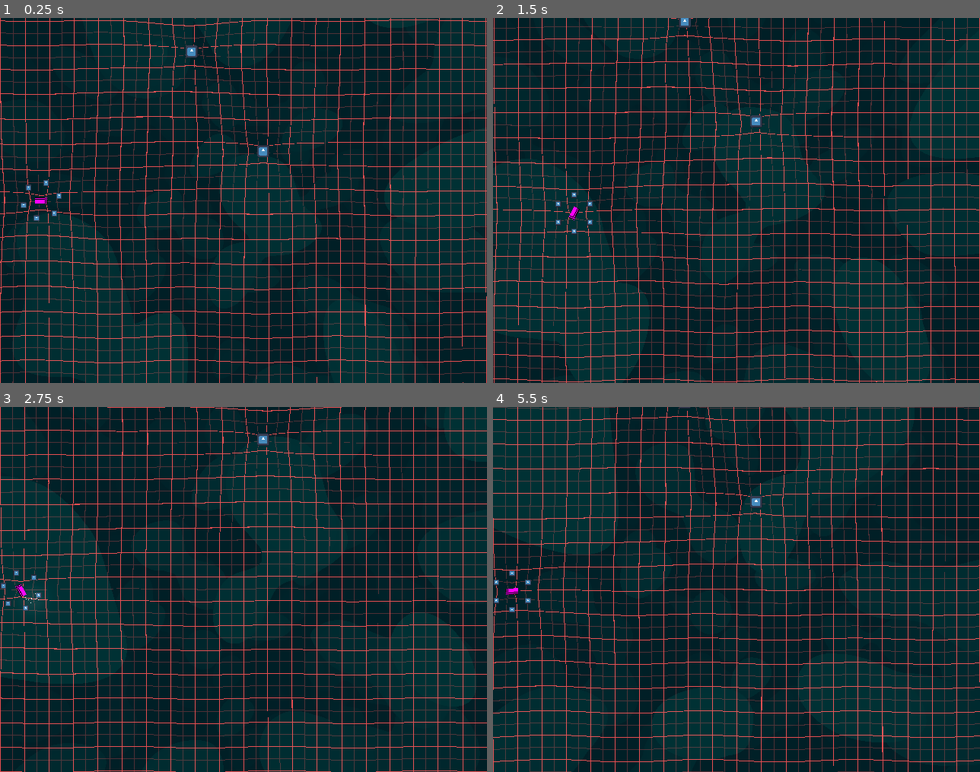
Above: before the commit, frames 1-4 (two rows, left to right).
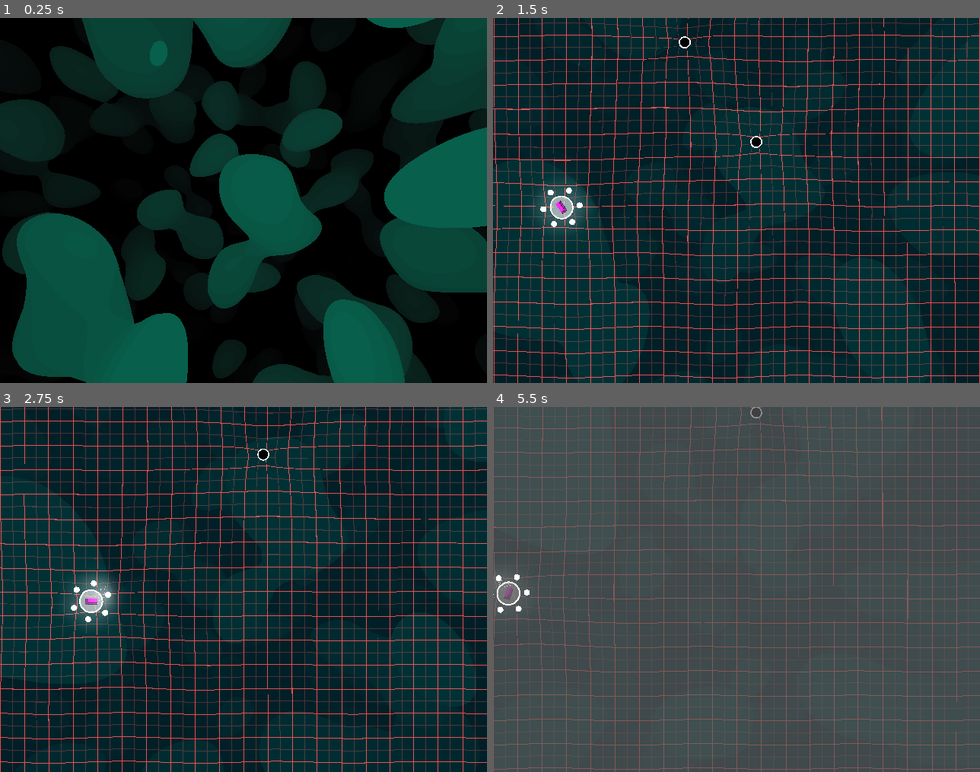
Above: after the commit, the same moments.

Repository: 3xcpy/roguelike-arcade-driving
Game: Godot game, scene res://scenes/main.tscn
The game is run twice, just before and just after one commit, with the same random seed, the same clock (stepped at 60 frames per second) and the same inputs. The engine's default icon, where the game draws it, is replaced by a stand-in: a white triangle on a blue panel in a dark square.
Inputs:
- Up to frame 1 (0.25 s): no input
- Up to frame 2 (1.5 s): tap Enter (ui_accept) at 0.5, 0.6, 0.77, 1.07 s; hold Right (steer_right) 0.53-1.28 s; hold Down from 1.28 s (still down); tap Alt at 1.35 s
- Up to frame 3 (2.75 s): tap Enter (ui_accept) at 1.52, 1.55, 1.82, 2.3 s; release Down at 2.03 s; hold Right (steer_right) from 2.03 s (still down); tap Shift at 2.1 s
- Up to frame 4 (5.5 s): release Right (steer_right) at 2.78 s; hold Up 2.78-3.53 s; tap Enter (ui_accept) at 2.85, 3.02, 3.32, 3.77, 3.8, 4.07, 4.52, 4.55, 4.82, 5.1 s; hold Left (steer_left) 3.53-5.03 s; tap Alt at 3.6 s; tap Escape (pause, bound only after the commit) at 4.15 s; tap Shift at 4.35 s; hold Down from 5.03 s (still down)

The runs differ from the first frame. In frame 1, 73% of the frame differs, in the area x 0-100%, y 0-100%; in frame 2, 16%; in frame 3, 16%; in frame 4, 97%.

Commit message:
main and pause menu

Diff:
--- a/project.godot
+++ b/project.godot
@@ -47,6 +47,11 @@
 , Object(InputEventKey,"resource_local_to_scene":false,"resource_name":"","device":-1,"window_id":0,"alt_pressed":false …(183 unchanged characters)…
 ]
 }
+pause={
+"deadzone": 0.2,
+"events": [Object(InputEventKey,"resource_local_to_scene":false,"resource_name":"","device":-1,"window_id":0,"alt_pressed":false,"shift_pressed":false,"ctrl_pressed":false,"meta_pressed":false,"pressed":false,"keycode":0,"physical_keycode":4194305,"key_label":0,"unicode":0,"location":0,"echo":false,"script":null)
+]
+}
 
 [rendering]
 
--- a/scenes/aura.tscn
+++ b/scenes/aura.tscn
@@ -10,7 +10,7 @@
 [sub_resource type="ShaderMaterial" id="ShaderMaterial_u8i4k"]
 shader = ExtResource("2_j8228")
 shader_parameter/inside_color = Color(1, 1, 1, 0.52156866)
-shader_parameter/outline_color = Color(1, 1, 1, 0.8039216)
+shader_parameter/outline_color = Color(4.615228, 4.615228, 4.615228, 1)
 shader_parameter/outline_thickness = 0.06
 shader_parameter/wave_size = 0.01
 shader_parameter/wave_frequency = 4.0
--- a/scenes/enemy.tscn
+++ b/scenes/enemy.tscn
@@ -1,12 +1,21 @@
-[gd_scene load_steps=7 format=3 uid="uid://b4sghwhykpity"]
+[gd_scene load_steps=9 format=3 uid="uid://b4sghwhykpity"]
 
 [ext_resource type="Script" uid="uid://bcoqb7ufp6dlg" path="res://scripts/enemy.gd" id="1_5uy6h"]
 [ext_resource type="Texture2D" uid="uid://jxabck5vuije" path="res://icon.svg" id="1_7p1mj"]
+[ext_resource type="Shader" uid="uid://d21ihhok85yj0" path="res://shaders/circle.gdshader" id="2_c4w8v"]
 [ext_resource type="Script" uid="uid://b6clcrk34j0p6" path="res://scripts/distortion_emitter.gd" id="2_md0e3"]
 [ext_resource type="PackedScene" uid="uid://c2q16yc375m54" path="res://scenes/health_component.tscn" id="3_4ra3w"]
 
-[sub_resource type="RectangleShape2D" id="RectangleShape2D_md0e3"]
-size = Vector2(16, 16)
+[sub_resource type="ShaderMaterial" id="ShaderMaterial_xwavj"]
+shader = ExtResource("2_c4w8v")
+shader_parameter/inside_color = Color(0, 0, 0, 1)
+shader_parameter/outline_color = Color(1, 1, 1, 1)
+shader_parameter/outline_thickness = 0.1
+shader_parameter/wave_size = 0.01
+shader_parameter/wave_frequency = 7.0
+
+[sub_resource type="CircleShape2D" id="CircleShape2D_c4w8v"]
+radius = 8.0
 
 [sub_resource type="ParticleProcessMaterial" id="ParticleProcessMaterial_5uy6h"]
 particle_flag_disable_z = true
@@ -23,11 +32,12 @@
 script = ExtResource("1_5uy6h")
 
 [node name="Sprite2D" type="Sprite2D" parent="."]
+material = SubResource("ShaderMaterial_xwavj")
 scale = Vector2(0.125, 0.125)
 texture = ExtResource("1_7p1mj")
 
 [node name="CollisionShape2D" type="CollisionShape2D" parent="."]
-shape = SubResource("RectangleShape2D_md0e3")
+shape = SubResource("CircleShape2D_c4w8v")
 
 [node name="DistortionEmitter" type="Node2D" parent="."]
 script = ExtResource("2_md0e3")
@@ -36,7 +46,6 @@
 [node name="HealthComponent" parent="." instance=ExtResource("3_4ra3w")]
 
 [node name="GPUParticles2D" type="GPUParticles2D" parent="."]
-position = Vector2(-1, 0)
 emitting = false
 amount = 16
 lifetime = 0.5
--- a/scenes/eyeball.tscn
+++ b/scenes/eyeball.tscn
@@ -1,13 +1,23 @@
-[gd_scene load_steps=3 format=3 uid="uid://8e8l66upetru"]
+[gd_scene load_steps=5 format=3 uid="uid://8e8l66upetru"]
 
 [ext_resource type="Texture2D" uid="uid://jxabck5vuije" path="res://icon.svg" id="1_7eecr"]
+[ext_resource type="Shader" uid="uid://d21ihhok85yj0" path="res://shaders/circle.gdshader" id="1_mn6nm"]
+
+[sub_resource type="ShaderMaterial" id="ShaderMaterial_ps2qp"]
+shader = ExtResource("1_mn6nm")
+shader_parameter/inside_color = Color(18.892157, 18.892157, 18.892157, 0.5019608)
+shader_parameter/outline_color = Color(18.892157, 18.892157, 18.892157, 1)
+shader_parameter/outline_thickness = 0.0
+shader_parameter/wave_size = 0.0
+shader_parameter/wave_frequency = 0.0
 
 [sub_resource type="CircleShape2D" id="CircleShape2D_mn6nm"]
-radius = 5.0
+radius = 4.0
 
 [node name="Eyeball" type="Area2D"]
 
 [node name="Sprite2D" type="Sprite2D" parent="."]
+material = SubResource("ShaderMaterial_ps2qp")
 scale = Vector2(0.062, 0.062)
 texture = ExtResource("1_7eecr")
 
--- a/scenes/main.tscn
+++ b/scenes/main.tscn
@@ -1,10 +1,16 @@
-[gd_scene load_steps=3 format=3 uid="uid://bi1kkpplws8fv"]
+[gd_scene load_steps=6 format=3 uid="uid://bi1kkpplws8fv"]
 
 [ext_resource type="PackedScene" uid="uid://dv5b0tvp5gwwy" path="res://scenes/ui_layer.tscn" id="1_0wfyh"]
+[ext_resource type="Script" uid="uid://1d7jr7tjq7f4" path="res://scripts/main.gd" id="1_sugp2"]
 [ext_resource type="PackedScene" uid="uid://wb45rm4nabob" path="res://scenes/stage.tscn" id="2_sugp2"]
+[ext_resource type="PackedScene" uid="uid://ooieugeebd34" path="res://scenes/pause_menu.tscn" id="3_jyhfs"]
+[ext_resource type="PackedScene" uid="uid://3hpv3lut38d3" path="res://scenes/main_menu.tscn" id="4_tbgi4"]
 
 [node name="Main" type="Node"]
+script = ExtResource("1_sugp2")
+stage_scene = ExtResource("2_sugp2")
+pause_menu_scene = ExtResource("3_jyhfs")
+main_menu_scene = ExtResource("4_tbgi4")
 
 [node name="UILayer" parent="." instance=ExtResource("1_0wfyh")]
-
-[node name="Stage" parent="." instance=ExtResource("2_sugp2")]
+layer = 100
--- /dev/null
+++ b/scenes/main_menu.tscn
@@ -0,0 +1,29 @@
+[gd_scene load_steps=4 format=3 uid="uid://3hpv3lut38d3"]
+
+[ext_resource type="Script" uid="uid://bqd0jm46whdok" path="res://scripts/main_menu.gd" id="1_ekxnf"]
+[ext_resource type="Shader" uid="uid://b0parpvmysipk" path="res://shaders/background.gdshader" id="1_l6cm7"]
+
+[sub_resource type="ShaderMaterial" id="ShaderMaterial_ekxnf"]
+shader = ExtResource("1_l6cm7")
+shader_parameter/movement_speed = 0.1
+shader_parameter/movement_scale = 2.0
+shader_parameter/color_1 = Color(0, 0.63, 0.49, 1)
+shader_parameter/color_2 = Color(0.16, 0.16, 0.16, 1)
+
+[node name="MainMenu" type="Control"]
+layout_mode = 3
+anchors_preset = 15
+anchor_right = 1.0
+anchor_bottom = 1.0
+grow_horizontal = 2
+grow_vertical = 2
+script = ExtResource("1_ekxnf")
+
+[node name="ColorRect" type="ColorRect" parent="."]
+material = SubResource("ShaderMaterial_ekxnf")
+layout_mode = 1
+anchors_preset = 15
+anchor_right = 1.0
+anchor_bottom = 1.0
+grow_horizontal = 2
+grow_vertical = 2
--- /dev/null
+++ b/scenes/pause_menu.tscn
@@ -0,0 +1,23 @@
+[gd_scene load_steps=2 format=3 uid="uid://ooieugeebd34"]
+
+[ext_resource type="Script" uid="uid://453b3vriypo0" path="res://scripts/pause_menu.gd" id="1_n87rw"]
+
+[node name="PauseMenu" type="Control"]
+process_mode = 3
+visible = false
+layout_mode = 3
+anchors_preset = 15
+anchor_right = 1.0
+anchor_bottom = 1.0
+grow_horizontal = 2
+grow_vertical = 2
+script = ExtResource("1_n87rw")
+
+[node name="ColorRect" type="ColorRect" parent="."]
+layout_mode = 1
+anchors_preset = 15
+anchor_right = 1.0
+anchor_bottom = 1.0
+grow_horizontal = 2
+grow_vertical = 2
+color = Color(0.36078432, 0.36078432, 0.36078432, 0.4509804)
--- a/scenes/player.tscn
+++ b/scenes/player.tscn
@@ -78,7 +78,6 @@
 amount = 6
 
 [node name="Aura" parent="Weapons" instance=ExtResource("4_tuyoq")]
-radius = 0.0
 
 [node name="HealthComponent" parent="." instance=ExtResource("4_qlg0r")]
 
--- a/scenes/stage.tscn
+++ b/scenes/stage.tscn
@@ -26,7 +26,7 @@
 [sub_resource type="Environment" id="Environment_2so7o"]
 background_mode = 3
 glow_enabled = true
-glow_intensity = 0.1
+glow_intensity = 0.2
 glow_bloom = 0.08
 glow_hdr_threshold = 0.95
 glow_hdr_scale = 0.5
--- a/scenes/ui_layer.tscn
+++ b/scenes/ui_layer.tscn
@@ -1,4 +1,8 @@
-[gd_scene format=3 uid="uid://dv5b0tvp5gwwy"]
+[gd_scene load_steps=2 format=3 uid="uid://dv5b0tvp5gwwy"]
+
+[ext_resource type="PackedScene" uid="uid://ooieugeebd34" path="res://scenes/pause_menu.tscn" id="1_w83ab"]
 
 [node name="UILayer" type="CanvasLayer"]
 layer = -1
+
+[node name="PauseMenu" parent="." instance=ExtResource("1_w83ab")]
--- /dev/null
+++ b/scripts/main.gd
@@ -0,0 +1,23 @@
+class_name Main extends Node
+
+@export var stage_scene: PackedScene
+@export var pause_menu_scene: PackedScene
+@export var main_menu_scene: PackedScene
+
+var stage: Node = null
+var pause_menu: Node = null
+var main_menu: Node = null
+
+
+func _ready() -> void:
+	main_menu = main_menu_scene.instantiate()
+	$UILayer.add_child(main_menu)
+	main_menu.connect("start_game", start_game)
+
+
+func start_game() -> void:
+	stage = stage_scene.instantiate()
+	pause_menu = pause_menu_scene.instantiate()
+	add_child(stage)
+	$UILayer.add_child(pause_menu)
+	main_menu.queue_free()
--- /dev/null
+++ b/scripts/main_menu.gd
@@ -0,0 +1,8 @@
+class_name MainMenu extends Control
+
+signal start_game
+
+
+func _process(_delta: float) -> void:
+	if Input.is_action_just_pressed("ui_accept"):
+		start_game.emit()
--- /dev/null
+++ b/scripts/pause_menu.gd
@@ -0,0 +1,9 @@
+class_name PauseMenu extends Control
+
+var paused := false
+
+func _process(delta: float) -> void:
+	if Input.is_action_just_pressed("pause"):
+		paused = !paused
+		get_tree().paused = paused
+		visible = paused
Not shown, added: scripts/main.gd.uid
Not shown, added: scripts/main_menu.gd.uid
Not shown, added: scripts/pause_menu.gd.uid
